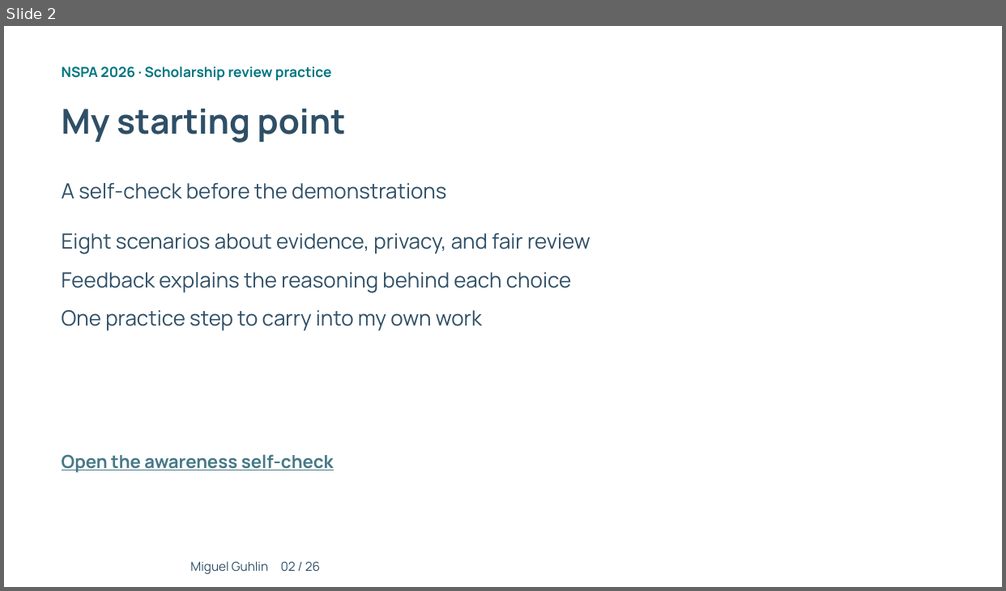
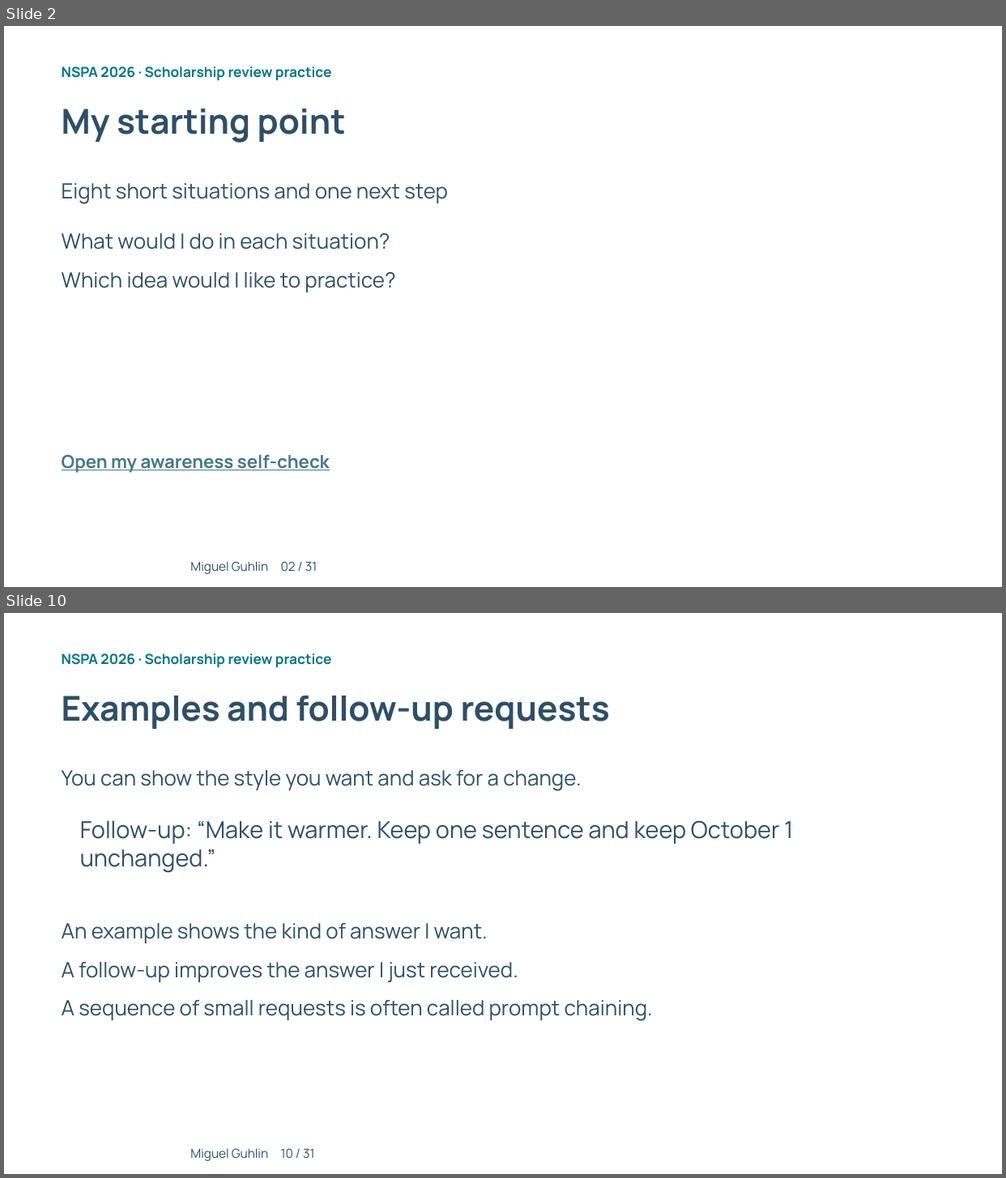
Before and after one commit to mguhlin/nspa, a slide deck: 2026/p/slides/ai-prompting-scholarship-review.pptx. Shown one above the other, each under a label of ours: slide 2 before the commit, slides 2 and 10 after it; the slides between them are not shown. The pictures are 1006x591 and 1006x1178 pixels, drawn with LibreOffice and Linux fonts; fonts in the diff are those of the drawing; background and template pictures are left out. Boxes give left, top, right and bottom in pixels: in the first picture for what was removed or moved away, otherwise in the second. Text is boxed around its words. In the diff, an @@ line names an element or a change of style, - is before the commit and + after.

Commit message:
Simplify AI practice and assessment with introductory concepts and pictures

```diff
--- a/2026/p/slides/ai-prompting-scholarship-review.pptx
+++ b/2026/p/slides/ai-prompting-scholarship-review.pptx
@@ slide 10 added at bbox=[4, 613, 1002, 1174], background picture (left out) @@
@@ text added at bbox=[62, 653, 331, 667], 13.5 pt, text #007681, bold @@
+NSPA 2026 · Scholarship review practice
@@ text added at bbox=[62, 696, 610, 729], 33 pt, text #2E4F66, bold @@
+Examples and follow-up requests
@@ text added at bbox=[62, 770, 581, 791], 20.2 pt, text #2E4F66 @@
+You can show the style you want and ask for a change.
@@ text added at bbox=[80, 820, 793, 873], 22.5 pt, text #2E4F66 @@
+Follow-up: “Make it warmer. Keep one sentence and keep October 1 unchanged.”
@@ text added at bbox=[62, 923, 488, 944], 20.2 pt, text #2E4F66 @@
+An example shows the kind of answer I want.
@@ text added at bbox=[62, 962, 518, 982], 20.2 pt, text #2E4F66 @@
+A follow-up improves the answer I just received.
@@ text added at bbox=[62, 1000, 653, 1021], 20.2 pt, text #2E4F66 @@
+A sequence of small requests is often called prompt chaining.
@@ text added at bbox=[190, 1148, 315, 1161], 12 pt, text #2E4F66 @@
+Miguel Guhlin 10 / 31
@@ slide 2 changed as well @@
@@ text at bbox=[62, 183, 448, 204]: text changed @@
-A self-check before the demonstrations
+Eight short situations and one next step
@@ text at bbox=[62, 233, 390, 250]: text changed @@
-Eight scenarios about evidence, privacy, and fair review
+What would I do in each situation?
@@ text at bbox=[62, 272, 395, 292]: text changed @@
-Feedback explains the reasoning behind each choice
+Which idea would I like to practice?
@@ text removed at bbox=[62, 310, 482, 331] @@
-One practice step to carry into my own work
@@ text at bbox=[62, 454, 330, 473]: text changed @@
-Open the awareness self-check
+Open my awareness self-check
@@ text at bbox=[190, 561, 317, 574]: text changed @@
-Miguel Guhlin 02 / 26
+Miguel Guhlin 02 / 31
```
Also in this commit, not shown: 8 other slides changed, 21 other slides added, 17 slides removed, 33 other files.
